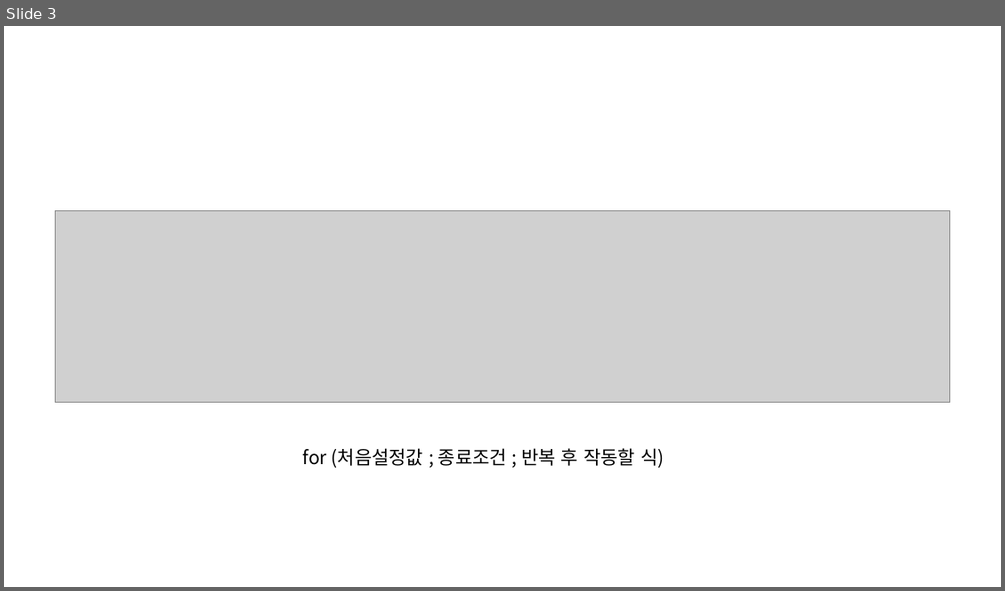
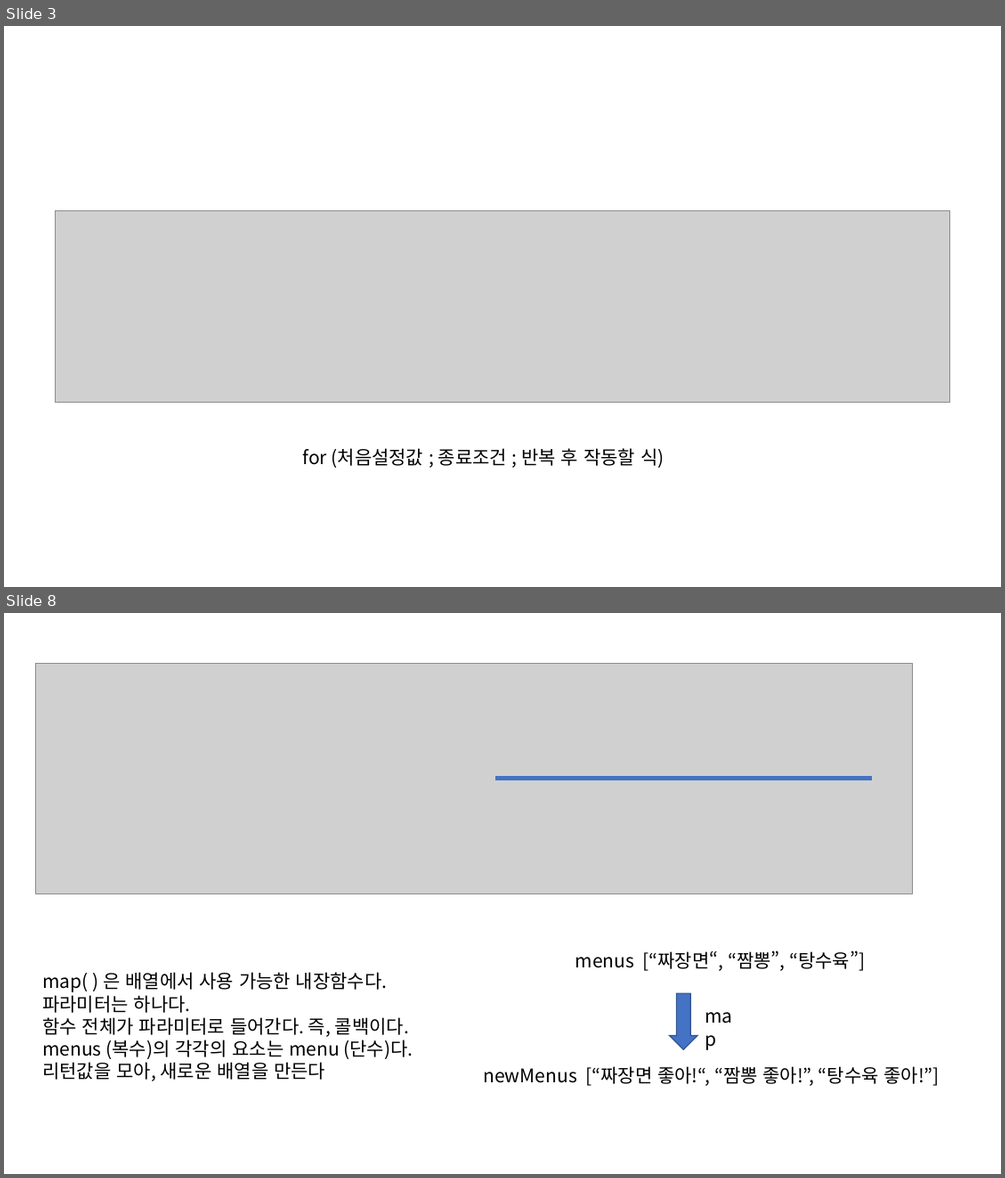
Before and after one commit to GNUCSAssistants/2021webprogramming, a slide deck: 수업/8. JavaScript (4)/PPT/JavaScript(4).pptx. Shown one above the other, each under a label of ours: slide 3 before the commit, slides 3 and 8 after it; the slides between them are not shown. The pictures are 1005x591 and 1005x1178 pixels, drawn with LibreOffice and Linux fonts; fonts in the diff are those of the drawing; grey boxes stand for pictures. Boxes give left, top, right and bottom in pixels: in the first picture for what was removed or moved away, otherwise in the second. Text is boxed around its words. In the diff, an @@ line names an element or a change of style, - is before the commit and + after.

```diff
--- a/수업/8. JavaScript (4)/PPT/JavaScript(4).pptx
+++ b/수업/8. JavaScript (4)/PPT/JavaScript(4).pptx
@@ slide 8 added at bbox=[4, 613, 1001, 1174], background #FFFFFF @@
@@ picture added at bbox=[35, 663, 913, 893] @@
@@ line added from (495, 779) to (872, 779), #4472C4 4.5 pt @@
@@ text added at bbox=[575, 950, 865, 971], 18 pt, text #000000 @@
+menus [“짜장면“, “짬뽕”, “탕수육”]
@@ text added at bbox=[42, 972, 413, 1081], 18 pt, text #000000 @@
+map( ) 은 배열에서 사용 가능한 내장함수다.
+파라미터는 하나다.
+함수 전체가 파라미터로 들어간다. 즉, 콜백이다.
+menus (복수)의 각각의 요소는 menu (단수)다.
+리턴값을 모아, 새로운 배열을 만든다
@@ down arrow added at bbox=[670, 994, 698, 1050], fill #4472C4, outline #325491 1 pt @@
@@ text added at bbox=[698, 1001, 751, 1031], 18 pt, text #000000 @@
+map
@@ text added at bbox=[483, 1066, 939, 1086], 18 pt, text #000000 @@
+newMenus [“짜장면 좋아!“, “짬뽕 좋아!”, “탕수육 좋아!”]
```
Also in this commit, not shown: 2 slides changed, 23 other slides added, 25 other files.
